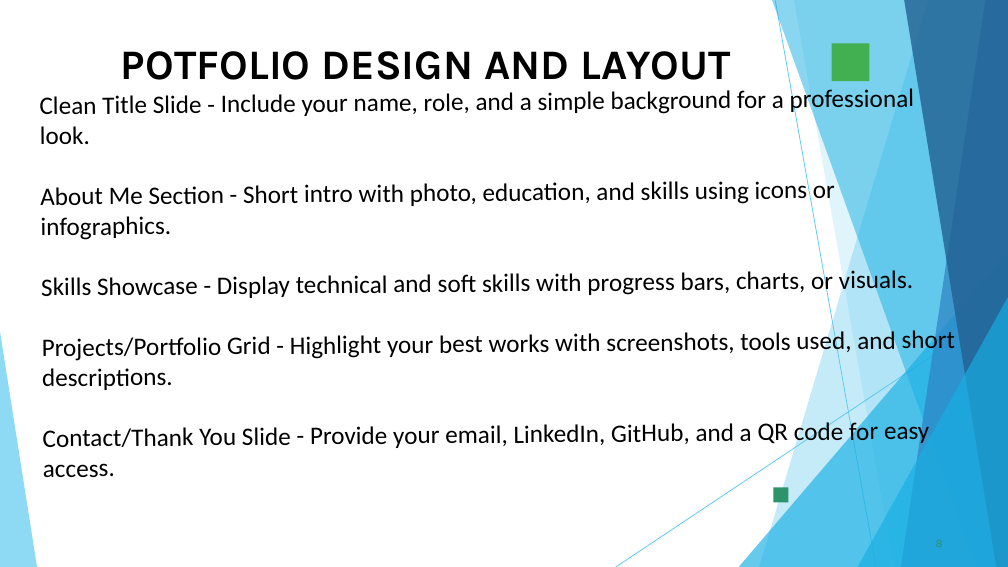
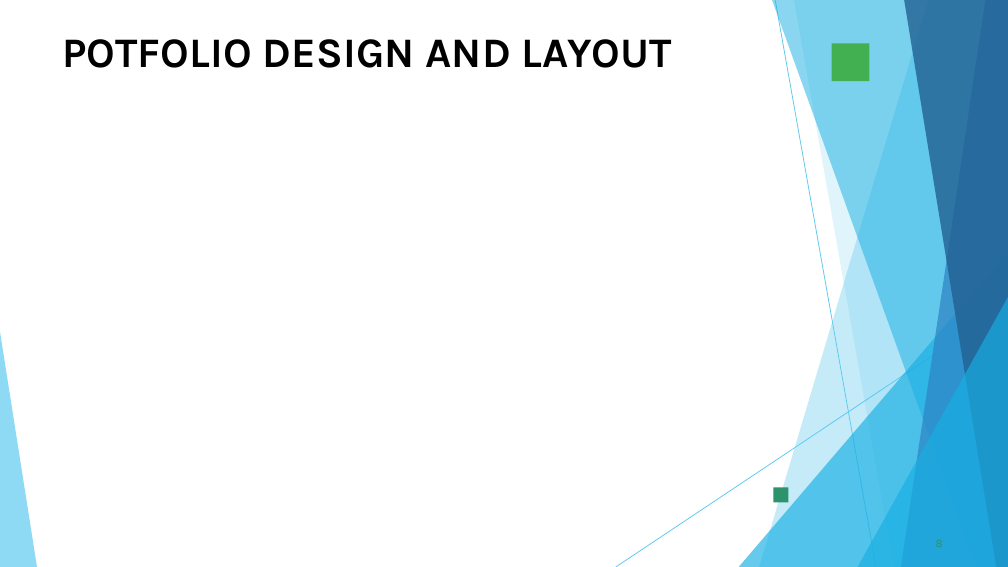
Before and after one commit to mahesh06periyasamy-dot/Maheswari-, a slide deck: slide 8 of PPT FWD TNSDC 2025.pptx. Drawn at 1008x567 pixels with LibreOffice and Linux fonts; fonts in the diff are those of the drawing; background and template pictures are left out. Boxes give left, top, right and bottom in pixels: in the first picture for what was removed or moved away, otherwise in the second. Text is boxed around its words. In the diff, an @@ line names an element or a change of style, - is before the commit and + after.

```diff
--- a/PPT FWD TNSDC 2025.pptx
+++ b/PPT FWD TNSDC 2025.pptx
@@ text "POTFOLIO DESIGN AND LAYOUT": place and size @@
-text "POTFOLIO DESIGN AND LAYOUT" at box(121, 51, 730, 80)
+text "POTFOLIO DESIGN AND LAYOUT" at box(62, 39, 672, 68)
@@ text removed at box(40, 86, 956, 477) @@
-Clean Title Slide - Include your name, role, and a simple background for a professional look.
-About Me Section - Short intro with photo, education, and skills using icons or infographics.
-Skills Showcase - Display technical and soft skills with progress bars, charts, or visuals.
-Projects/Portfolio Grid - Highlight your best works with screenshots, tools used, and short descriptions.
-Contact/Thank You Slide - Provide your email, LinkedIn, GitHub, and a QR code for easy access.
```
Also in this commit, not shown: 7 other slides changed, 3 slides added, 3 slides removed.
